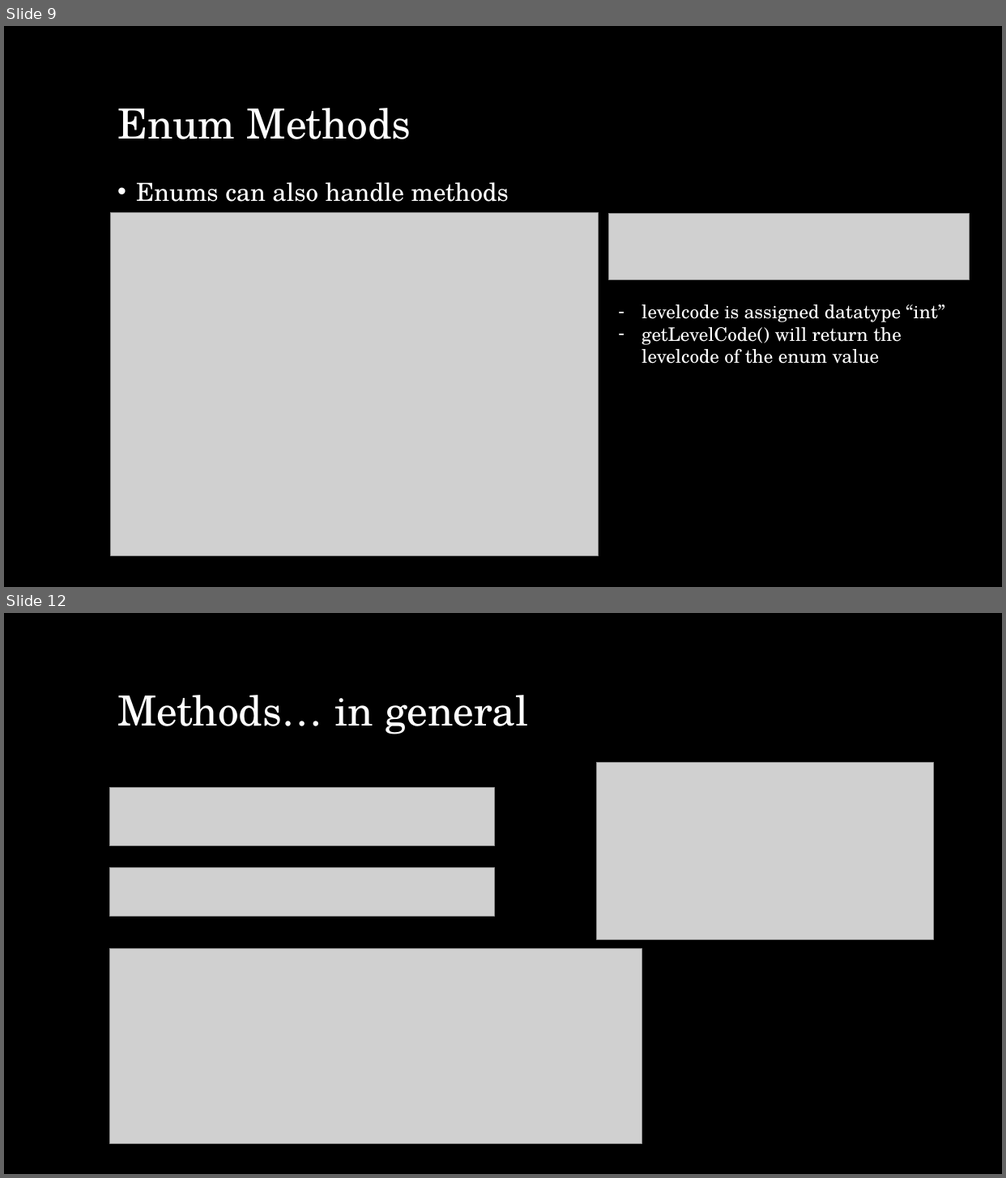
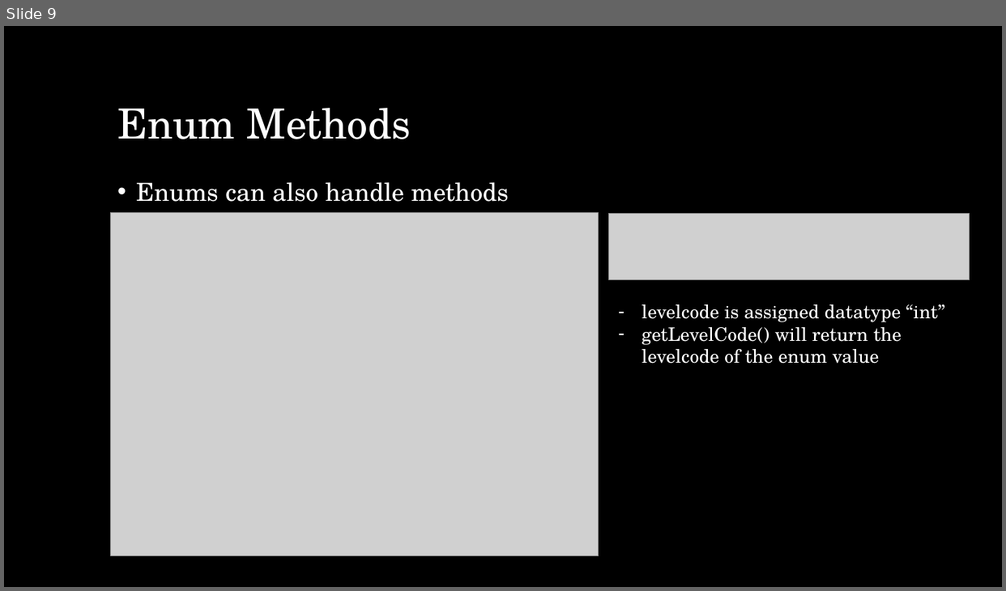
Before and after one commit to Mechanical-Advantage/Training2018, a slide deck: doc/java/slides/week4.pptx. Shown one above the other, each under a label of ours: slides 9 and 12 before the commit, slide 9 after it; the slides between them are not shown. The pictures are 1006x1178 and 1006x591 pixels, drawn with LibreOffice and Linux fonts; fonts in the diff are those of the drawing; grey boxes stand for pictures; background and template pictures are left out. Boxes give left, top, right and bottom in pixels: in the first picture for what was removed or moved away, otherwise in the second. Text is boxed around its words. In the diff, an @@ line names an element or a change of style, - is before the commit and + after.

```diff
--- a/doc/java/slides/week4.pptx
+++ b/doc/java/slides/week4.pptx
@@ slide 12 removed at (4,613,1002,1174), background picture (left out) @@
@@ title removed at (117,695,528,735) @@
-Methods… in general
@@ picture removed at (596,763,933,939) @@
@@ picture removed at (109,787,494,845) @@
@@ picture removed at (109,867,494,916) @@
@@ picture removed at (109,949,641,1144) @@
```
Also in this commit, not shown: 3 slides changed, 5 other slides removed, 1 other file.
